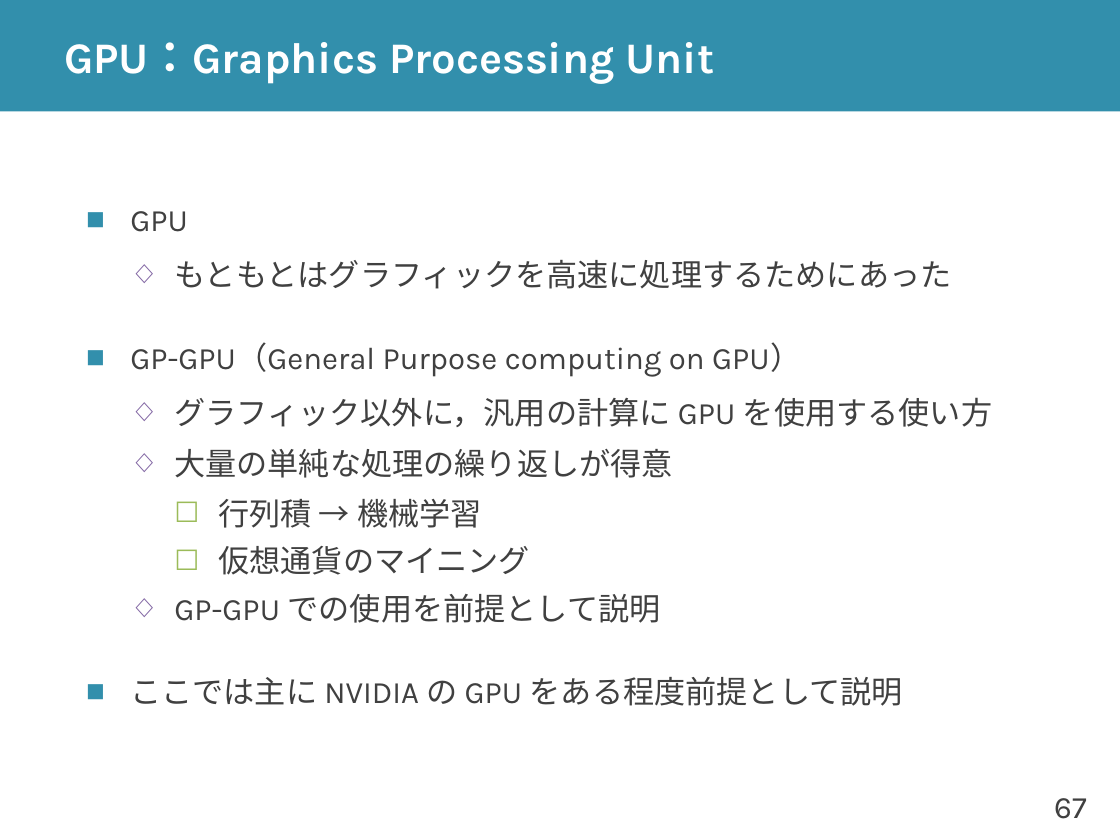
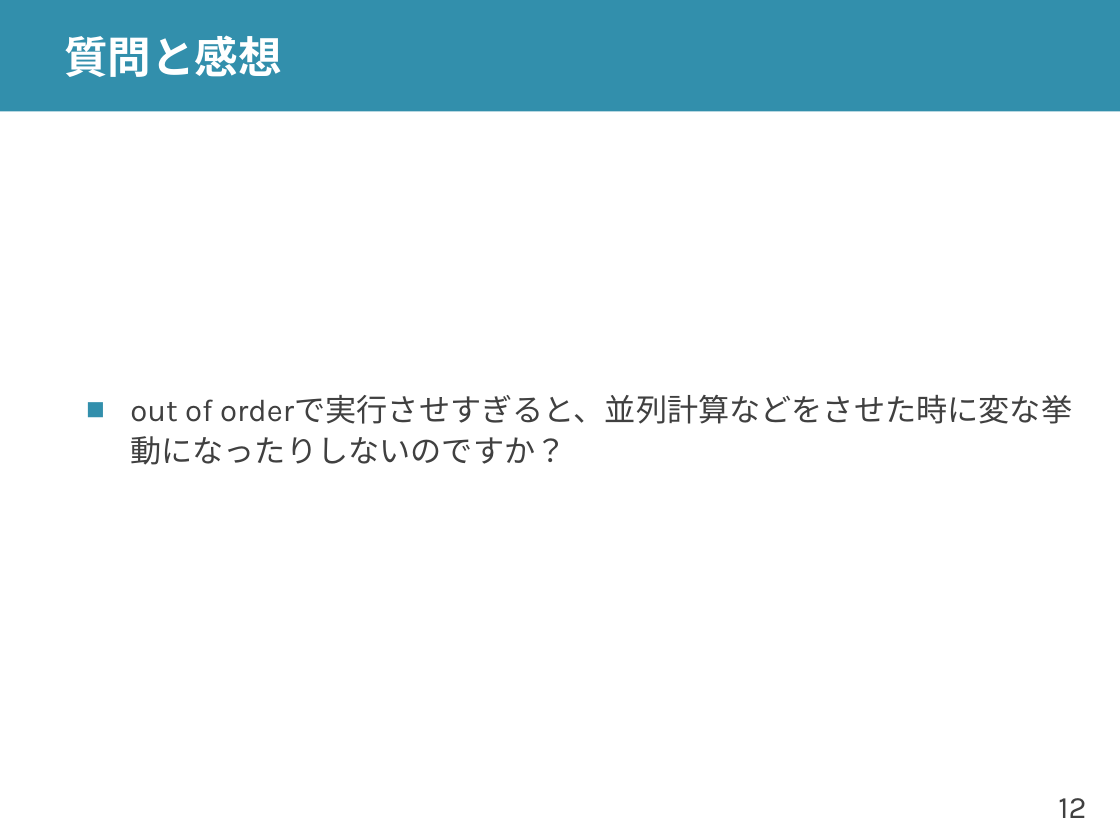
Before and after one commit to shioyadan/advanced-computer-organization, a slide deck: slide 12 of aco-shioya-10.pptx (slide 67 before the commit). Drawn at 1120x840 pixels with LibreOffice and Linux fonts; fonts in the diff are those of the drawing. Boxes give left, top, right and bottom in pixels: in the first picture for what was removed or moved away, otherwise in the second. Text is boxed around its words. In the diff, an @@ line names an element or a change of style, - is before the commit and + after.

```diff
--- a/aco-shioya-10.pptx
+++ b/aco-shioya-10.pptx
@@ title at [64,35,282,77]: text changed @@
-GPU：Graphics Processing Unit
+質問と感想
@@ text at [130,395,1072,465]: text changed @@
-■ GPU
-  ◇ もともとはグラフィックを高速に処理するためにあった
-■ GP-GPU（General Purpose computing on GPU）
-  ◇ グラフィック以外に，汎用の計算に GPU を使用する使い方
-  ◇ 大量の単純な処理の繰り返しが得意
-    ☐ 行列積 → 機械学習
-    ☐ 仮想通貨のマイニング
-  ◇ GP-GPU での使用を前提として説明
-■ ここでは主に NVIDIA の GPU をある程度前提として説明
+■ out of orderで実行させすぎると、並列計算などをさせた時に変な挙動になったりしないのですか？
@@ page number at [1058,798,1086,818]: text changed @@
-67
+12
```
Also in this commit, not shown: 28 other slides changed, 16 slides added, 16 slides removed, 2 other files.
